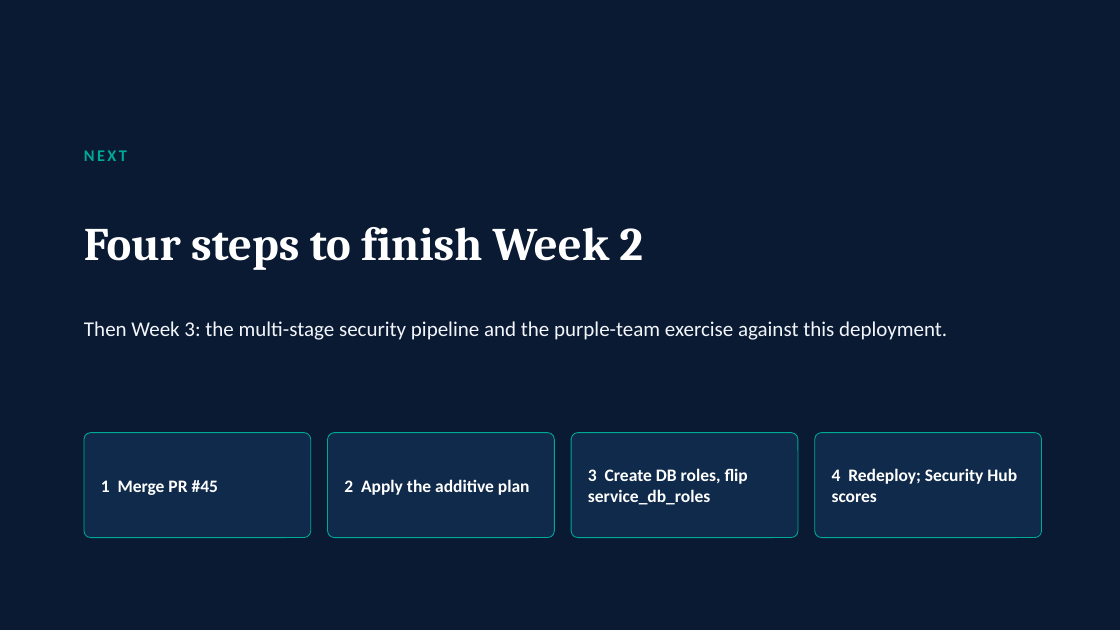
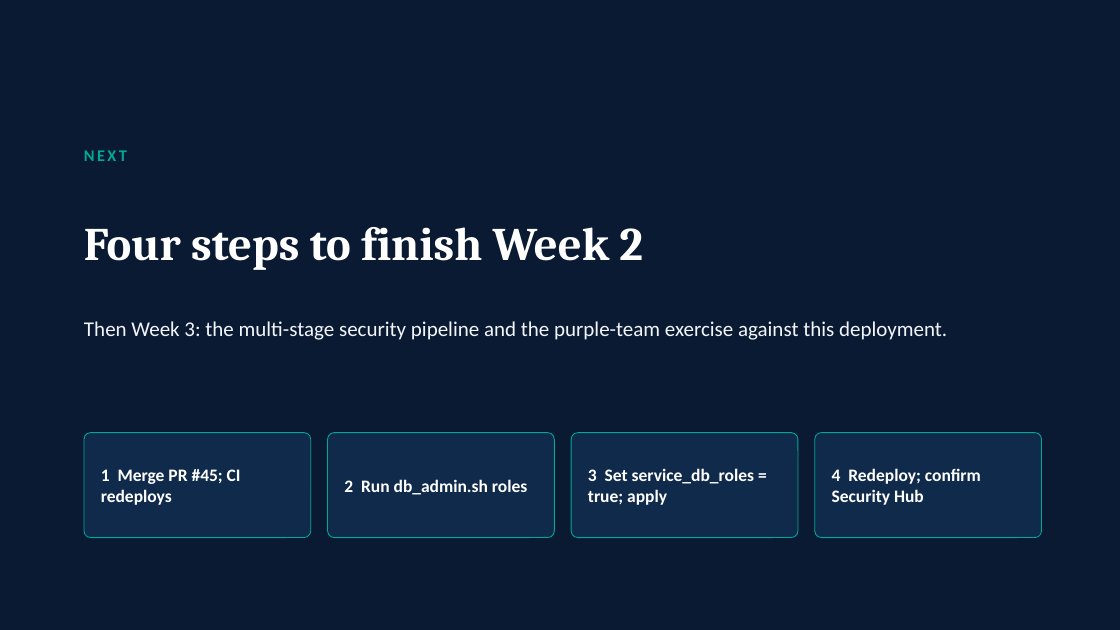
Before and after one commit to Dcoder21/Amdari-Project--02, a slide deck: slide 17 of docs/week2/assets/SentinelPay_Week2_Cloud.pptx. Drawn at 1120x630 pixels with LibreOffice and Linux fonts; fonts in the diff are those of the drawing. Boxes give left, top, right and bottom in pixels: in the first picture for what was removed or moved away, otherwise in the second. Text is boxed around its words. In the diff, an @@ line names an element or a change of style, - is before the commit and + after.

```diff
--- a/docs/week2/assets/SentinelPay_Week2_Cloud.pptx
+++ b/docs/week2/assets/SentinelPay_Week2_Cloud.pptx
@@ text at (101, 469, 241, 505): text changed @@
-1 Merge PR #45
+1 Merge PR #45; CI redeploys
@@ text at (344, 479, 527, 495): text changed @@
-2 Apply the additive plan
+2 Run db_admin.sh roles
@@ text at (588, 468, 754, 505): text changed @@
-3 Create DB roles, flip service_db_roles
+3 Set service_db_roles = true; apply
@@ text at (832, 468, 981, 505): text changed @@
-4 Redeploy; Security Hub scores
+4 Redeploy; confirm Security Hub
```
Also in this commit, not shown: 4 other slides changed, 1 other file.
